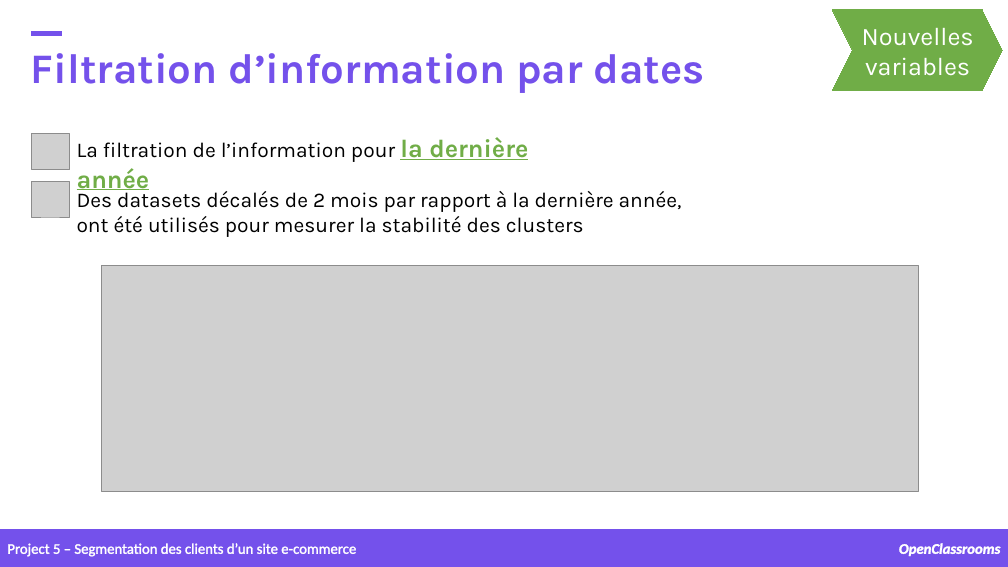
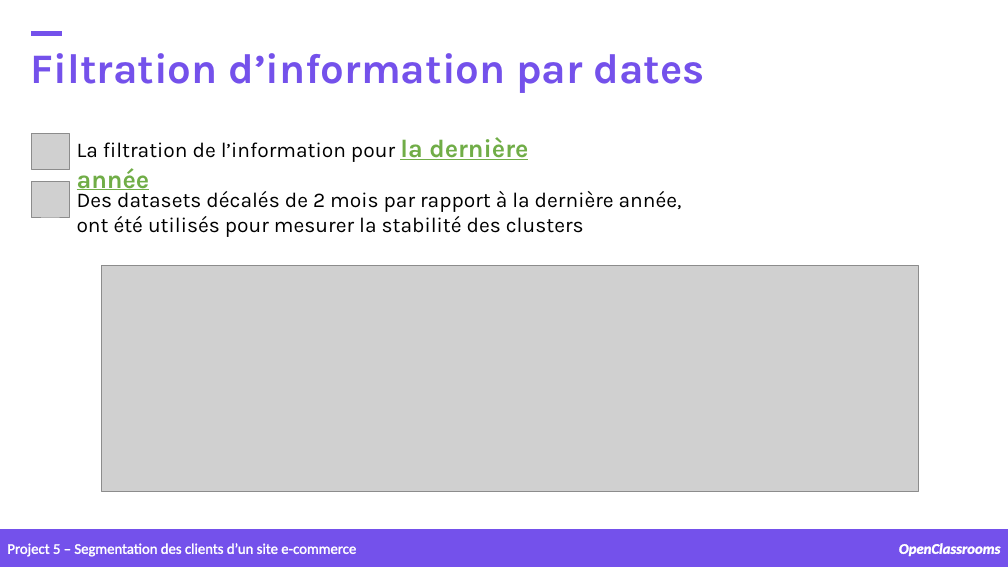
Before and after one commit to samirhinojosa/OC-P5-segment-customers-of-website, a slide deck: slide 15 of supports/P5_presentation_final.pptx. Drawn at 1008x567 pixels with LibreOffice and Linux fonts; fonts in the diff are those of the drawing; grey boxes stand for pictures; background and template pictures are left out. Boxes give left, top, right and bottom in pixels: in the first picture for what was removed or moved away, otherwise in the second. Text is boxed around its words. In the diff, an @@ line names an element or a change of style, - is before the commit and + after.

```diff
--- a/supports/P5_presentation_final.pptx
+++ b/supports/P5_presentation_final.pptx
@@ freeform shape removed at [833,10,1003,90] @@
@@ text removed at [862,28,974,76] @@
-Nouvelles variables
```
Also in this commit, not shown: 8 other slides changed.
